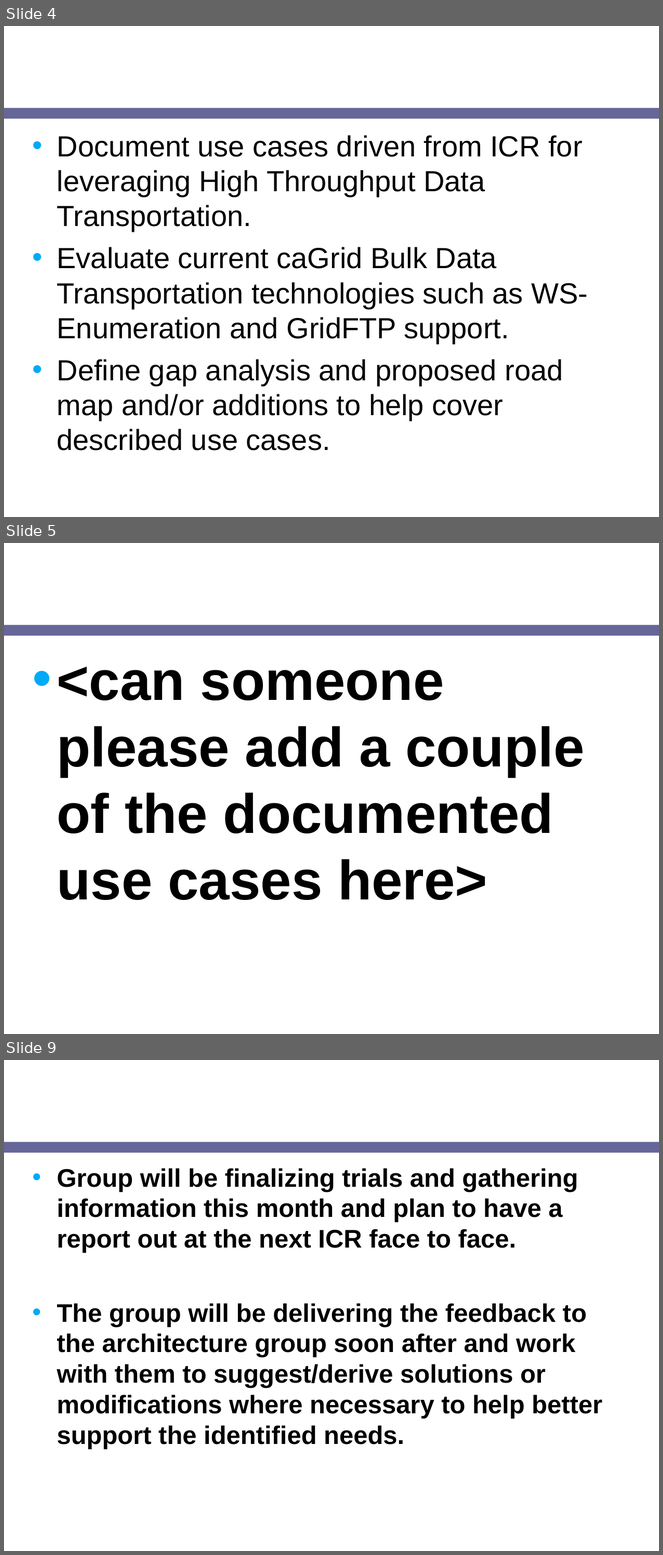
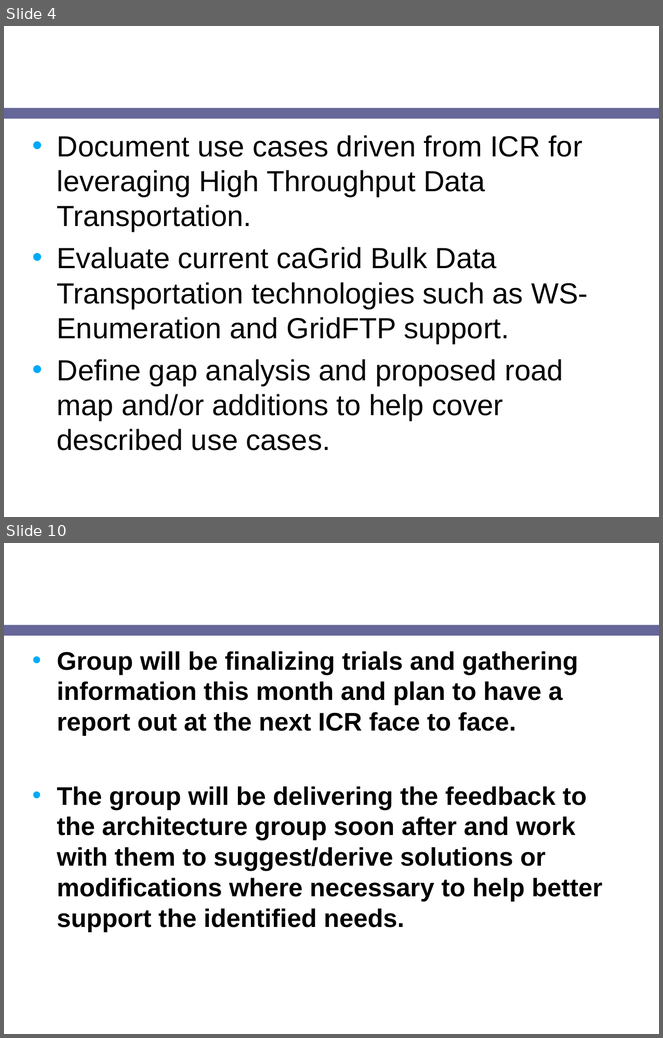
Before and after one commit to NCIP/cagrid-docs, a slide deck: presentations/200708_VCDE_ARCH/20070807_Day2_ICR-HTP-update.ppt. Shown one above the other, each under a label of ours: slides 4, 5 and 9 before the commit, slides 4 and 10 after it; the slides between them are not shown. The pictures are 663x1555 and 663x1038 pixels, drawn with LibreOffice and Linux fonts; fonts in the diff are those of the drawing; background and template pictures are left out. Boxes give left, top, right and bottom in pixels: in the first picture for what was removed or moved away, otherwise in the second. Text is boxed around its words. In the diff, an @@ line names an element or a change of style, - is before the commit and + after.

```diff
--- a/presentations/200708_VCDE_ARCH/20070807_Day2_ICR-HTP-update.ppt
+++ b/presentations/200708_VCDE_ARCH/20070807_Day2_ICR-HTP-update.ppt
@@ slide 5 removed at (4, 543, 659, 1034), background picture (left out); not listed: 1 template element that a slide beside it also shows @@
@@ title removed at (26, 543, 517, 619) @@
-Use Cases
@@ text removed at (57, 667, 584, 900) @@
-• <can someone please add a couple of the documented use cases here>
@@ what was slide 9 is now slide 10 @@
```
Also in this commit, not shown: 4 slides changed, 2 slides added.
